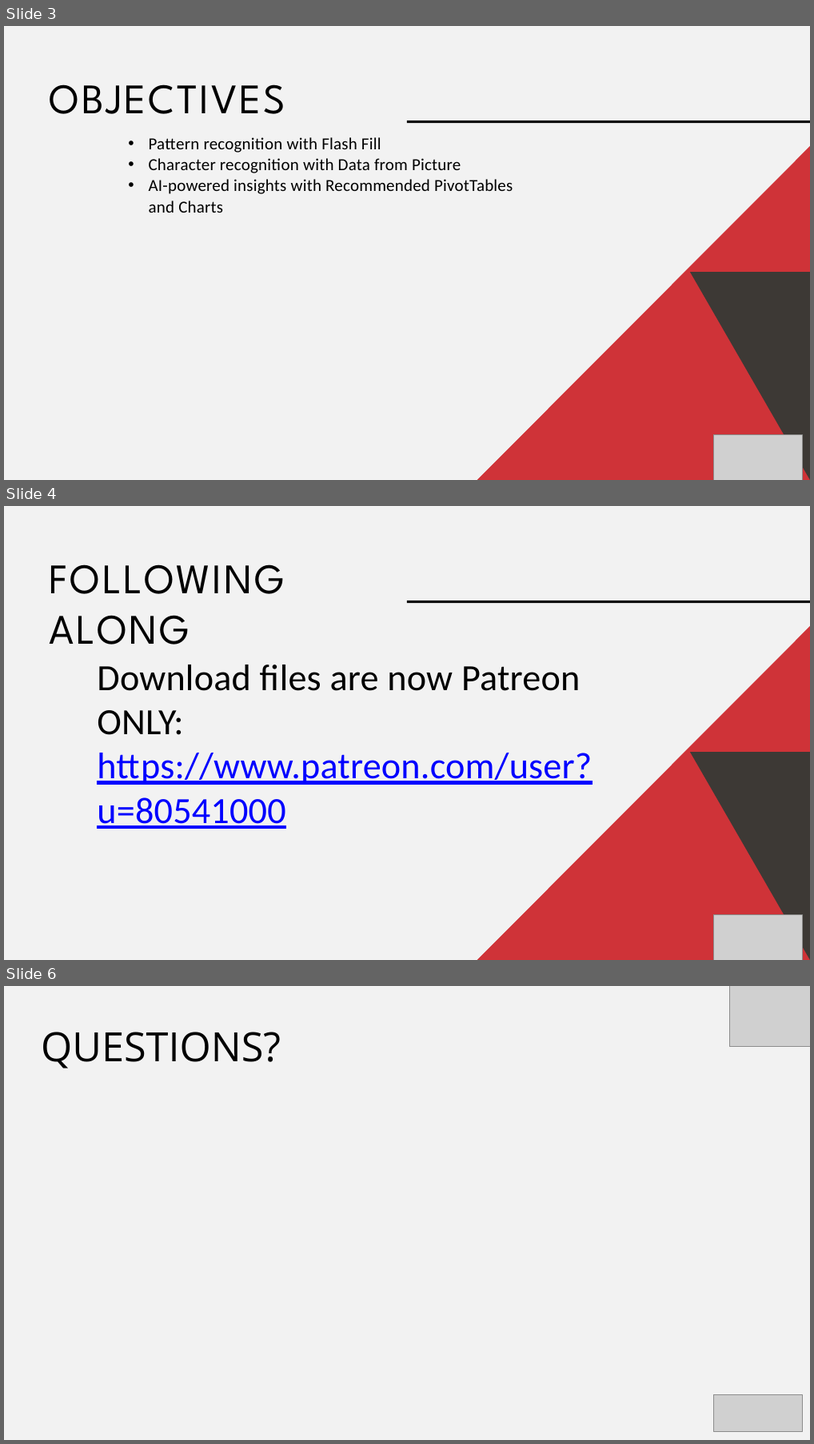
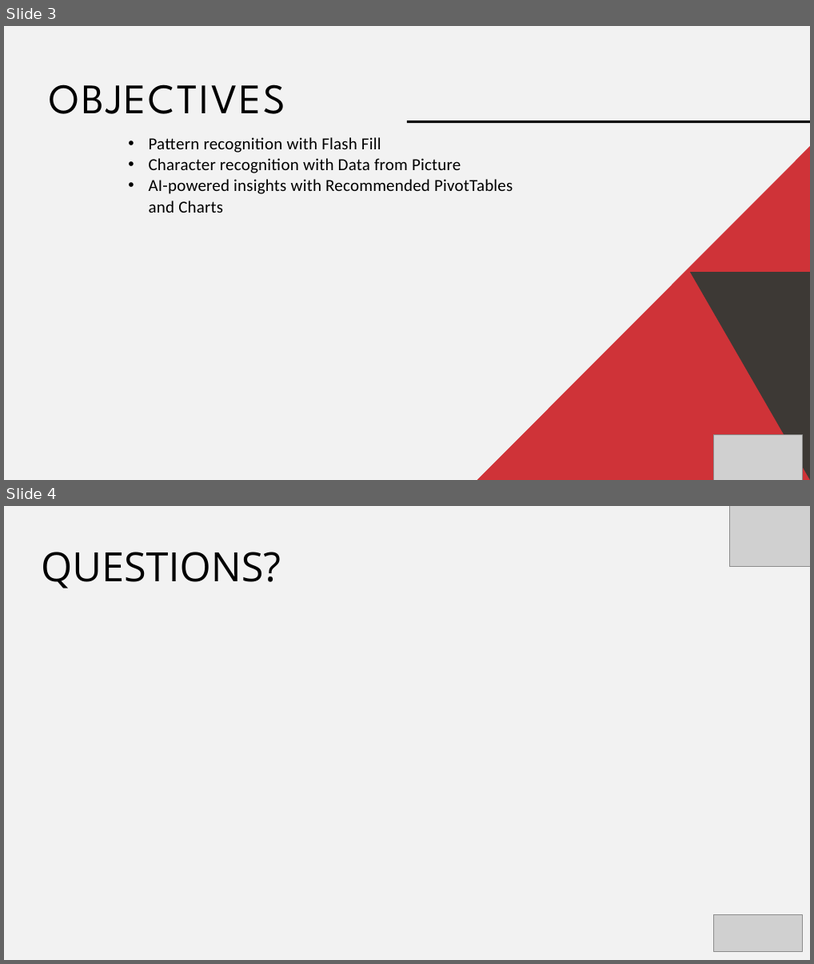
Before and after one commit to stringfestdata/ai-for-excel-101, a slide deck: ai-for-excel-101-slides.pptx. Shown one above the other, each under a label of ours: slides 3, 4 and 6 before the commit, slides 3 and 4 after it; the slides between them are not shown. The pictures are 814x1444 and 814x964 pixels, drawn with LibreOffice and Linux fonts; fonts in the diff are those of the drawing; grey boxes stand for pictures. Boxes give left, top, right and bottom in pixels: in the first picture for what was removed or moved away, otherwise in the second. Text is boxed around its words. In the diff, an @@ line names an element or a change of style, - is before the commit and + after.

```diff
--- a/ai-for-excel-101-slides.pptx
+++ b/ai-for-excel-101-slides.pptx
@@ slide 4 removed at bbox=[4, 506, 810, 960], background #F2F2F2 @@
@@ text removed at bbox=[50, 564, 285, 644] @@
-FOLLOWING ALONG
@@ rectangle removed at bbox=[407, 600, 810, 603] @@
@@ freeform shape removed at bbox=[477, 626, 810, 960] @@
@@ text removed at bbox=[97, 664, 592, 828] @@
-Download files are now Patreon ONLY:
-https://www.patreon.com/user?u=80541000
@@ freeform shape removed at bbox=[690, 752, 810, 960] @@
@@ picture removed at bbox=[714, 914, 802, 960] @@
@@ what was slide 6 is now slide 4 @@
```
Also in this commit, not shown: 1 slide changed, 1 slide added, 4 other slides removed.
